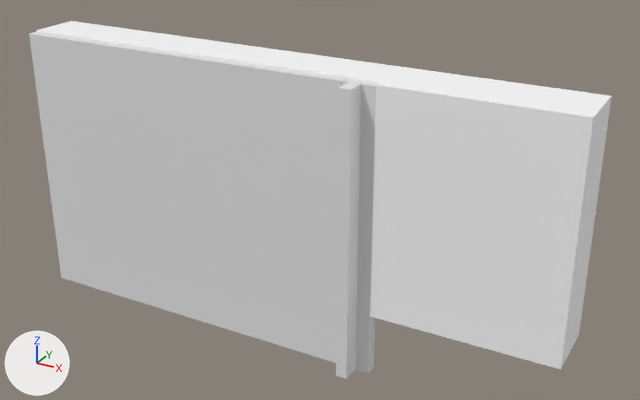
Two versions of the glTF model glb/شاسه بسده وفلير بشفه(قايمه شاسيهات وشوش).glb, one commit apart.
One viewpoint serves both versions: a 50 mm lens placed at (1.097, -1.037, 0.678), pointed at (0.5, 0.048, 0.135). The axes (+X, +Y, +Z) are drawn at lower left. The lights are the same throughout. The first picture is the older version. Where no turn or scale is listed for an object, it has been applied to the vertices.

The scene before the commit, as lines of its bpy script (objects in view):
```python
me_mesh_2 = bpy.data.meshes.new('Mesh_2')
me_mesh_2.from_pydata(...)  # a box spanning x 0.0..24.2, y -0.7..0.0, z 0.0..3.1
me_mesh_2.materials.append(mat_كونتر_ابيض)  # white #ffffff
me_mesh_3 = bpy.data.meshes.new('Mesh_3')
me_mesh_3.from_pydata(...)  # a box spanning x 0.0..0.018, y 0.0..0.08, z 0.0..0.35
me_mesh_3.materials.append(mat_كونتر_ابيض)  # white #ffffff
me_mesh_6 = bpy.data.meshes.new('Mesh_6')
me_mesh_6.from_pydata(...)  # a box spanning x 0.0..0.28, y -0.018..0.0, z 0.0..0.35
me_mesh_6.materials.append(mat_كونتر_ابيض)  # white #ffffff
ob_geom3d_جنب_يمين_شاسيه = bpy.data.objects.new('Geom3D_جنب يمين شاسيه', me_mesh_3)
ob_geom3d_جنب_يمين_شاسيه.location = (0.882, 0.0, 0.0)
ob_geom3d_سده_1 = bpy.data.objects.new('Geom3D_سده#1', me_mesh_6)
ob_geom3d_سده_1.location = (0.62, 0.0, 0.0)
ob_geom3d_سفق_شاسيه = bpy.data.objects.new('Geom3D_سفق شاسيه', me_mesh_2)
ob_geom3d_سفق_شاسيه.parent = ob_سفق_شاسيه
ob_geom3d_سفق_شاسيه.location = (0.0, 0.0, 0.0)
ob_سفق_شاسيه = bpy.data.objects.new('سفق شاسيه', None)
ob_سفق_شاسيه.parent = ob_assembly_9
ob_سفق_شاسيه.location = (1.8, -33.2, 0.0)
ob_سفق_شاسيه.scale = (3.57, 2.54, 2.54)
ob_ضلفه = bpy.data.objects.new('ضلفه', None)
ob_ضلفه.parent = ob_assembly_9
ob_ضلفه.location = (0.1, -34.8, 0.0)
ob_ضلفه.scale = (3.08, 3.6, 2.54)
ob_فلير_اساسي = bpy.data.objects.new('فلير اساسي', None)
ob_فلير_اساسي.parent = ob_assembly_9
ob_فلير_اساسي.location = (57.0, 9.9, 0.0)
ob_فلير_اساسي.scale = (2.54, 3.78, 2.56)
ob_فلير_مجاور = bpy.data.objects.new('فلير مجاور', None)
ob_فلير_مجاور.parent = ob_assembly_9
ob_فلير_مجاور.location = (58.0, 9.9, -1.8)
ob_فلير_مجاور.scale = (2.54, 1.89, 2.54)
# also in view: 'Geom3D_فلير اساسي' at (0.595, -0.009, 0.124); 'Geom3D_ضلفه' at (0.285, -0.009, 0.125); 'Geom3D_فلير مجاور' at (0.589, -0.033, 0.124)
```
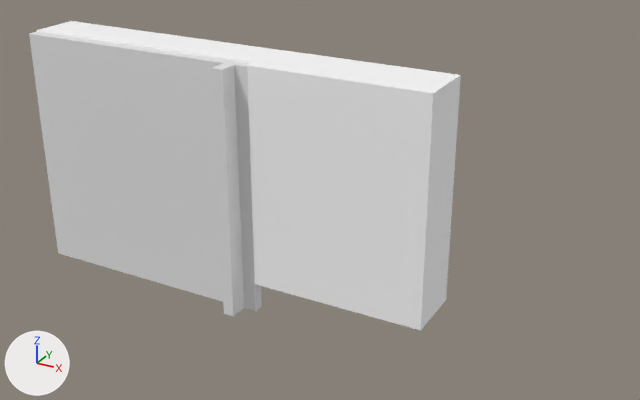
ob_ضلفه is not drawn itself; it is the parent of ob_geom3d_ضلفه.
ob_سفق_شاسيه is not drawn itself; it is the parent of ob_geom3d_سفق_شاسيه.
ob_فلير_مجاور is not drawn itself; it is the parent of ob_geom3d_فلير_مجاور.
ob_فلير_اساسي is not drawn itself; it is the parent of ob_geom3d_فلير_اساسي.

What changed in the scene script:
```text
Change ob_ضلفه:
    ob_ضلفه.parent: ob_assembly_9 -> ob_شاسه_بسده_3
    ob_ضلفه.location: (0.1, -34.8, 0.0) -> (0.0394, -13.7, 0.0)
    ob_ضلفه.scale: (3.08, 3.6, 2.54) -> (0.786, 1.26, 1.0)
Change ob_سفق_شاسيه:
    ob_سفق_شاسيه.parent: ob_assembly_9 -> ob_شاسه_بسده_3
    ob_سفق_شاسيه.location: (1.8, -33.2, 0.0) -> (0.709, -13.07, 0.0)
    ob_سفق_شاسيه.scale: (3.57, 2.54, 2.54) -> (1.08, 1.0, 1.0)
Change ob_geom3d_جنب_يمين_شاسيه:
    ob_geom3d_جنب_يمين_شاسيه.location: (0.882, 0.0, 0.0) -> (0.682, 0.0, 0.0)
Change ob_فلير_مجاور:
    ob_فلير_مجاور.parent: ob_assembly_9 -> ob_شاسه_بسده_3
    ob_فلير_مجاور.location: (58.0, 9.9, -1.8) -> (14.96, 1.929, -0.709)
    ob_فلير_مجاور.scale: (2.54, 1.89, 2.54) -> (1.0, 0.662, 1.0)
Change ob_geom3d_سده_1:
    ob_geom3d_سده_1.location: (0.62, 0.0, 0.0) -> (0.42, 0.0, 0.0)
Change ob_فلير_اساسي:
    ob_فلير_اساسي.parent: ob_assembly_9 -> ob_شاسه_بسده_3
    ob_فلير_اساسي.location: (57.0, 9.9, 0.0) -> (14.57, 1.929, 0.0)
    ob_فلير_اساسي.scale: (2.54, 3.78, 2.56) -> (1.0, 1.32, 1.01)
Add ob_شاسه_بسده_3:
    ob_شاسه_بسده_3 = bpy.data.objects.new('شاسه بسده#3', None)
    ob_شاسه_بسده_3.parent = ob_assembly_9
    ob_شاسه_بسده_3.location = (0.0, 0.0, 0.0)
    ob_شاسه_بسده_3.scale = (2.54, 2.54, 2.54)
```

Changed parts and their boxes (x1, y1, x2, y2) in the pictures (640 x 400 px):
'Geom3D_سده#1', moved
    before: (370, 81, 597, 370)
    after: (247, 63, 439, 330)
'Geom3D_ضلفه', moved, rescaled (38% narrower, 18% shorter)
    before: (29, 32, 347, 363)
    after: (29, 32, 225, 302)
'Geom3D_فلير مجاور', moved, rescaled (27% wider, 14% shorter)
    before: (336, 82, 361, 379)
    after: (212, 63, 244, 317)
'Geom3D_سفق شاسيه', moved, rescaled (27% narrower, 26% shorter)
    before: (45, 22, 597, 111)
    after: (45, 22, 448, 88)
'Geom3D_جنب يمين شاسيه', moved
    before: (564, 94, 612, 362)
    after: (426, 73, 461, 324)
'Geom3D_فلير اساسي', moved, rescaled
    before: (342, 78, 379, 373)
    after: (218, 60, 262, 311)
